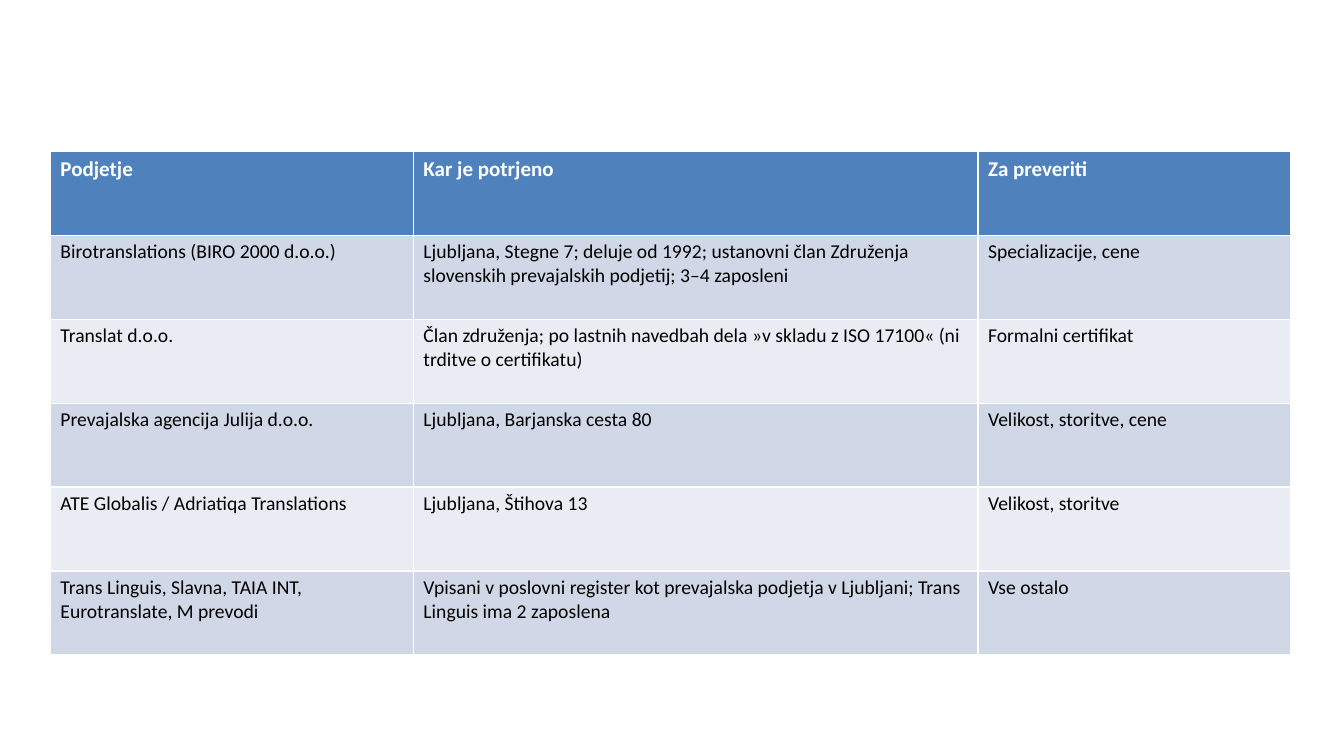
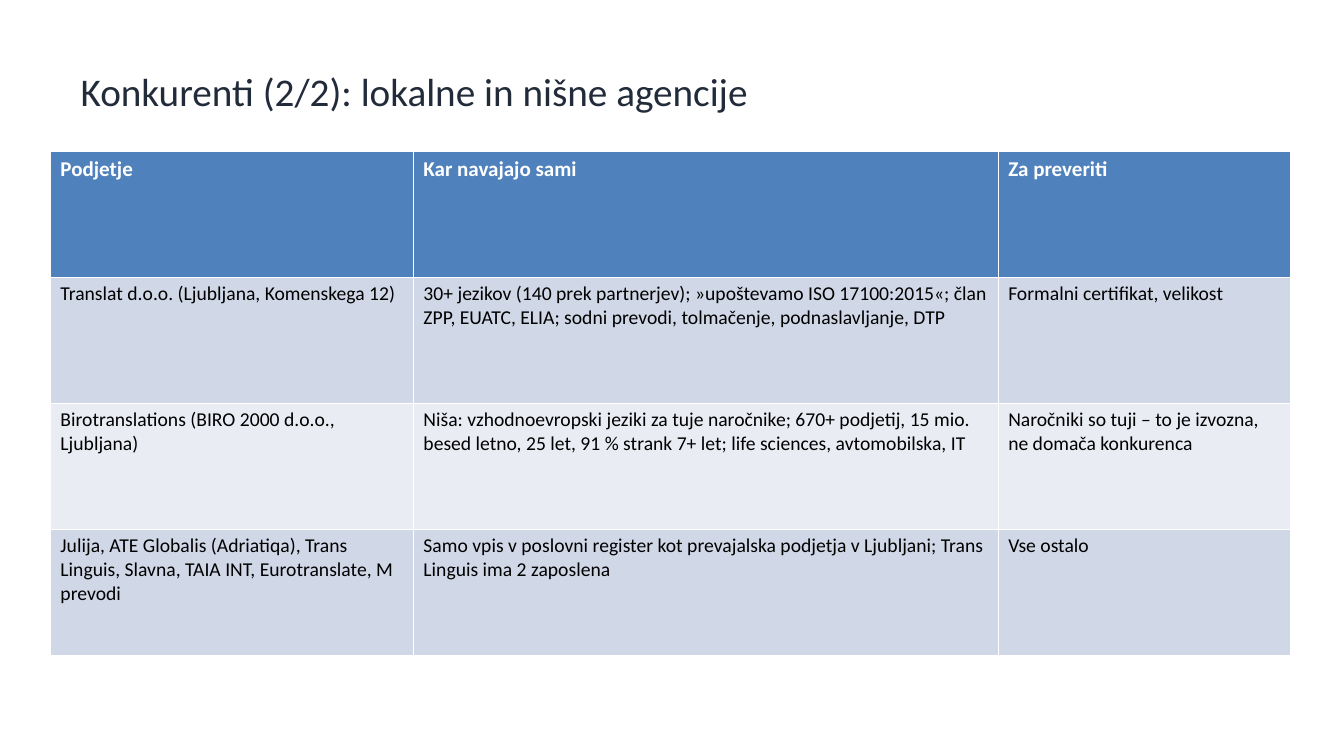
Before and after one commit to matjazambroz/github, a slide deck: slide 6 of analiza/analiza_konkurence_SI.pptx. Drawn at 1344x756 pixels with LibreOffice and Linux fonts; fonts in the diff are those of the drawing. Boxes give left, top, right and bottom in pixels: in the first picture for what was removed or moved away, otherwise in the second. Text is boxed around its words. In the diff, an @@ line names an element or a change of style, - is before the commit and + after.

```diff
--- a/analiza/analiza_konkurence_SI.pptx
+++ b/analiza/analiza_konkurence_SI.pptx
@@ title added at [81,77,747,113], 28 pt, text #222B3A @@
+Konkurenti (2/2): lokalne in nišne agencije
@@ table at [50,151,1291,655] @@
-row 1: Podjetje | Kar je potrjeno | Za preveriti
-row 2: Birotranslations (BIRO 2000 d.o.o.) | Ljubljana, Stegne 7; deluje od 1992; ustanovni član Združenja slovenskih prevajalskih podjetij; 3–4 zaposleni | Specializacije, cene
-row 3: Translat d.o.o. | Član združenja; po lastnih navedbah dela »v skladu z ISO 17100« (ni trditve o certifikatu) | Formalni certifikat
-row 4: Prevajalska agencija Julija d.o.o. | Ljubljana, Barjanska cesta 80 | Velikost, storitve, cene
-row 5: ATE Globalis / Adriatiqa Translations | Ljubljana, Štihova 13 | Velikost, storitve
-row 6: Trans Linguis, Slavna, TAIA INT, Eurotranslate, M prevodi | Vpisani v poslovni register kot prevajalska podjetja v Ljubljani; Trans Linguis ima 2 zaposlena | Vse ostalo
+row 1: Podjetje | Kar navajajo sami | Za preveriti
+row 2: Translat d.o.o. (Ljubljana, Komenskega 12) | 30+ jezikov (140 prek partnerjev); »upoštevamo ISO 17100:2015«; član ZPP, EUATC, ELIA; sodni prevodi, tolmačenje, podnaslavljanje, DTP | Formalni certifikat, velikost
+row 3: Birotranslations (BIRO 2000 d.o.o., Ljubljana) | Niša: vzhodnoevropski jeziki za tuje naročnike; 670+ podjetij, 15 mio. besed letno, 25 let, 91 % strank 7+ let; life sciences, avtomobilska, IT | Naročniki so tuji – to je izvozna, ne domača konkurenca
+row 4: Julija, ATE Globalis (Adriatiqa), Trans Linguis, Slavna, TAIA INT, Eurotranslate, M prevodi | Samo vpis v poslovni register kot prevajalska podjetja v Ljubljani; Trans Linguis ima 2 zaposlena | Vse ostalo
```
Also in this commit, not shown: 7 other slides changed, 2 slides added, 1 slide removed, 1 other file.
